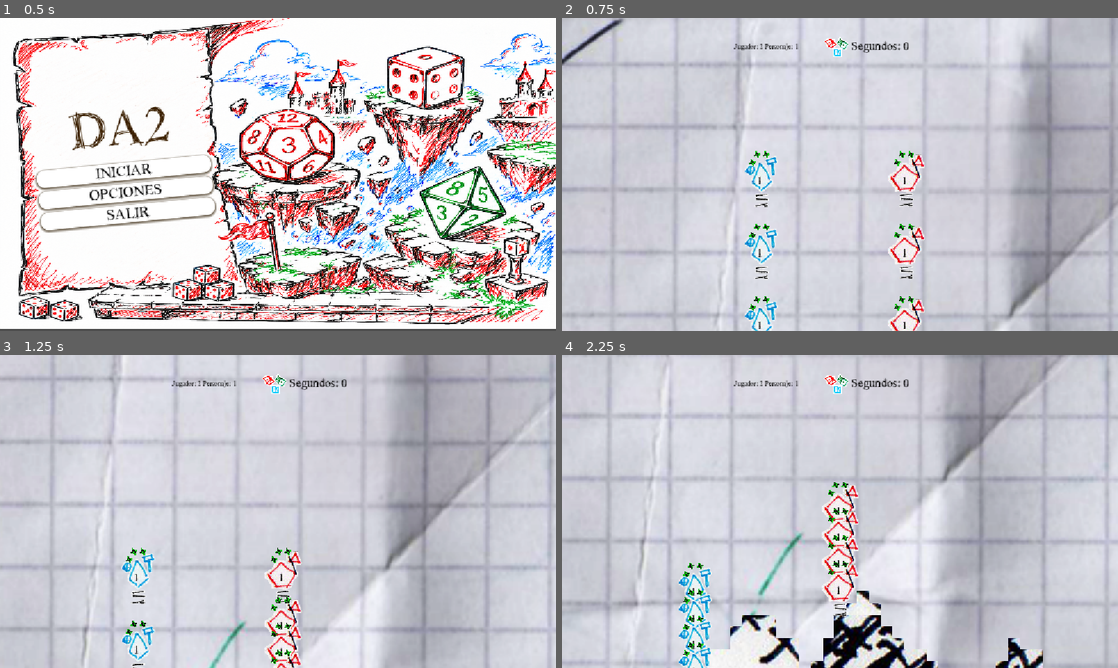
Above: before the commit, frames 1-4 (two rows, left to right).
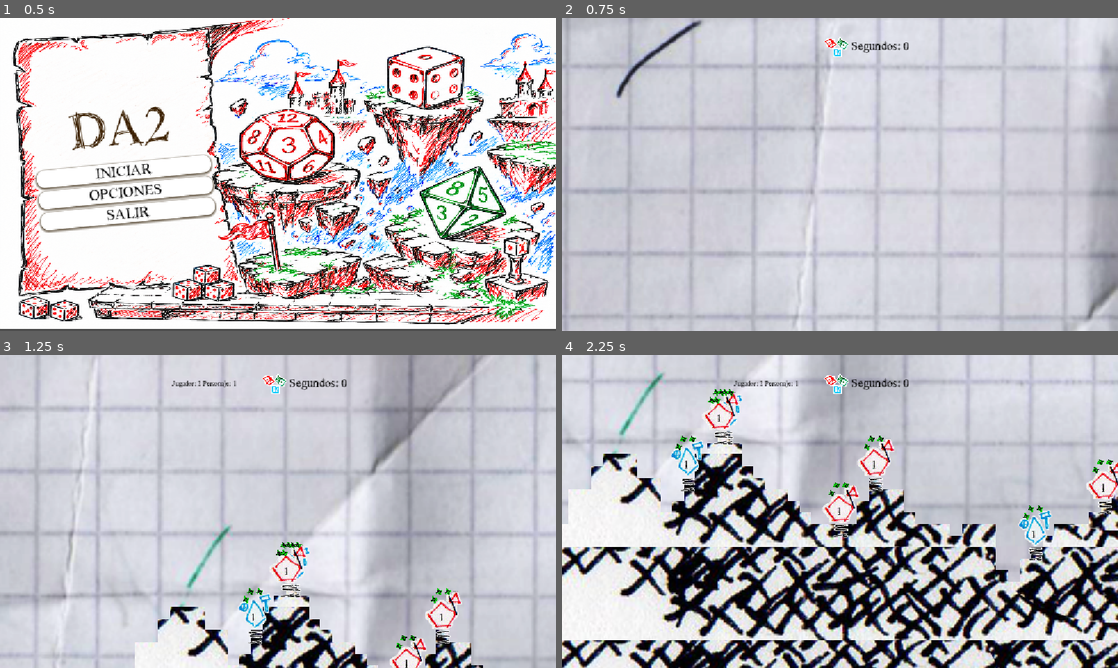
Above: after the commit, the same moments.

Repository: Pablo7776/Motores_Graficos
Game: Godot game, scene res://Escenas/menu_principal.tscn
Same seed, same stepped clock (60 frames per second), same inputs: the game is played once before the commit and once after it. The engine's default icon, where the game draws it, is replaced by a stand-in: a white triangle on a blue panel in a dark square.
Inputs (mouse positions are in pixels of both pictures, inside the frame that each line leads up to):
- Up to frame 1 (0.5 s): no input
- Up to frame 2 (0.75 s): click "INICIAR" at 0.5 s
- Up to frame 3 (1.25 s): no input
- Up to frame 4 (2.25 s): move the mouse to (962, 495) at 1.27 s; hold Right (mover_derecha) from 1.28 s (still down); click (962, 495) at 1.35 s; tap Space (saltar) at 1.52 s; move the mouse to (728, 527) at 2.02 s; click (728, 527) at 2.1 s

Frame 1 is identical in both runs. In frame 2, 23% of the frame differs, in the area x 0-100%, y 0-100%; in frame 3, 30%; in frame 4, 64%.

Commit message:
Arreglos spawn

Diff:
--- a/da-2-zafarrancho/gestor_de_turnos_v_2.gd
+++ b/da-2-zafarrancho/gestor_de_turnos_v_2.gd
@@ -23,6 +23,9 @@
 	equipos.clear()
 	jugadores = cant_jugadores
 	personajes = cant_personajes
+	await get_tree().create_timer(0.5).timeout
+
+	turno_personaje = 0
 	turno_personaje = 0
 	#var personaje = preload("res://modulos/personajes/personaje_base.tscn")
 	for i in range(jugadores):
@@ -34,6 +37,7 @@
 			#nuevo_pj.position = Vector2(i * 200, j * 100)
 			#nuevo_pj.jugador_id = i
 			#nuevo_pj.indice_en_equipo = j
+			nuevo_pj.global_position = obtener_posicion_suelo()
 			turno_de.connect(nuevo_pj._on_cambiar_turno) #como llama a la función en el pj se puede mejorar para que sea mas claro
 			nuevo_pj.mori.connect(_on_pj_mori)
 			get_parent().add_child(nuevo_pj)
@@ -73,3 +77,28 @@
 	if equipos[jugador_id]["personajes_propios"].size() == 0:
 		jugador_vencido.emit(jugador_id+1)
 		print("Se murieron todos los PJ del jugador", jugador_id+1)
+
+
+func obtener_posicion_suelo(intentos: int = 0) -> Vector2:
+	# Si después de 50 intentos no encuentra piso, lo tira en el medio por seguridad
+	if intentos > 50:
+		return Vector2(randf_range(100, 1000), 0)
+
+	#  Elegimos un punto X aleatorio (ajusta el 1100 al ancho de tu mapa)
+	var x_aleatorio = randf_range(50, 1100)
+
+	#  Trazamos un rayo láser invisible desde el cielo (-500) hasta el abismo (2000)
+	var inicio = Vector2(x_aleatorio, -500)
+	var fin = Vector2(x_aleatorio, 2000)
+	var query = PhysicsRayQueryParameters2D.create(inicio, fin)
+
+	#  Disparamos el rayo
+	var espacio = camara.get_world_2d().direct_space_state
+	var resultado = espacio.intersect_ray(query)
+
+	# Si chocó con el suelo (TileMap), devolvemos esa coordenada
+	if resultado:
+		return resultado.position
+	else:
+		# Si cayó al vacío, volvemos a intentar
+		return obtener_posicion_suelo(intentos + 1)
--- a/da-2-zafarrancho/juego/main.tscn
+++ b/da-2-zafarrancho/juego/main.tscn
@@ -10,6 +10,7 @@
 [ext_resource type="PackedScene" uid="uid://c3usr1i5yijrq" path="res://modulos/componentes/ZonaDeMuerte.tscn" id="8_t4pft"]
 [ext_resource type="PackedScene" uid="uid://llgpvb0lpvyo" path="res://modulos/componentes/SpawnerPersonajes.tscn" id="9_t4pft"]
 [ext_resource type="PackedScene" uid="uid://bujley8kmtnig" path="res://modulos/escenario/fondo.tscn" id="10_eu0op"]
+[ext_resource type="PackedScene" uid="uid://3r1jqrkg2kk4" path="res://modulos/escenario/node.tscn" id="11_3510d"]
 
 [node name="Main" type="Node2D" unique_id=2115022120]
 script = ExtResource("1_itpfl")
@@ -29,6 +30,8 @@
 script = ExtResource("7_y0801")
 
 [node name="GestorDeTurnosV2" parent="." unique_id=729618565 node_paths=PackedStringArray("camara") instance=ExtResource("4_y0801")]
+jugadores = 2
+personajes = 4
 camara = NodePath("../Camera2D")
 
 [node name="CanvasLayer" type="CanvasLayer" parent="." unique_id=1302954818]
@@ -68,3 +71,5 @@
 position = Vector2(14, 1055)
 
 [node name="SpawnerPersonajes" parent="." unique_id=153230285 instance=ExtResource("9_t4pft")]
+
+[node name="Spawn" parent="." unique_id=1887839743 instance=ExtResource("11_3510d")]
--- /dev/null
+++ b/da-2-zafarrancho/modulos/escenario/node.tscn
@@ -0,0 +1,8 @@
+[gd_scene format=3 uid="uid://3r1jqrkg2kk4"]
+
+[ext_resource type="Script" path="res://modulos/escenario/spawn.gd" id="1_86451"]
+[ext_resource type="PackedScene" uid="uid://canl8j7cm4psw" path="res://modulos/personajes/personaje_base.tscn" id="2_1mb0o"]
+
+[node name="Spawn" type="Node2D" unique_id=1887839743]
+script = ExtResource("1_86451")
+character_scene = ExtResource("2_1mb0o")
--- /dev/null
+++ b/da-2-zafarrancho/modulos/escenario/spawn.gd
@@ -0,0 +1,50 @@
+extends Node2D
+
+@export var character_scene: PackedScene
+@export var terrain_collision_mask: int = 1 # Asegúrate de usar la capa (layer) donde está tu terreno
+var limite_izquierdo: float = 0.0
+var limite_derecho: float = 1250.0
+var altura_cielo: float = -1000.0
+var profundidad_abismo: float = 2000.0
+var ajuste_pies_y: float = 15.0
+
+
+func _ready():
+
+	pass
+
+func spawn_team(amount: int):
+	await get_tree().create_timer(1.0).timeout
+
+	for i in range(amount):
+		# Elegir una posición X aleatoria entre 100 y 1000 (ajusta según tu mapa)
+		var random_x = randf_range(50.0, 1870.0)
+		spawn_single_character(random_x)
+
+func spawn_single_character(x_position: float):
+	var start_pos = Vector2(x_position, -1000)
+
+	var end_pos = Vector2(x_position, 2000)
+
+	#  Preparar la consulta espacial
+	var space_state = get_world_2d().direct_space_state
+	var query = PhysicsRayQueryParameters2D.create(start_pos, end_pos)
+	query.collision_mask = terrain_collision_mask
+
+	#  Lanzar el rayo
+	var result = space_state.intersect_ray(query)
+
+	#  Evaluar el resultado
+	if result:
+		var ground_position = result.position
+		print("¡Rayo golpeó algo en la posición! ", ground_position)
+
+		var character = character_scene.instantiate()
+		add_child(character)
+
+		character.global_position = ground_position - Vector2(0, ajuste_pies_y)
+		print("Personaje movido a: ", character.global_position)
+
+	else:
+		print("El rayo en X: ", x_position, " cayó al vacío.") # <-- NUEVO
+		spawn_single_character(randf_range(limite_izquierdo, limite_derecho))
Not shown, added: da-2-zafarrancho/modulos/escenario/spawn.gd.uid
